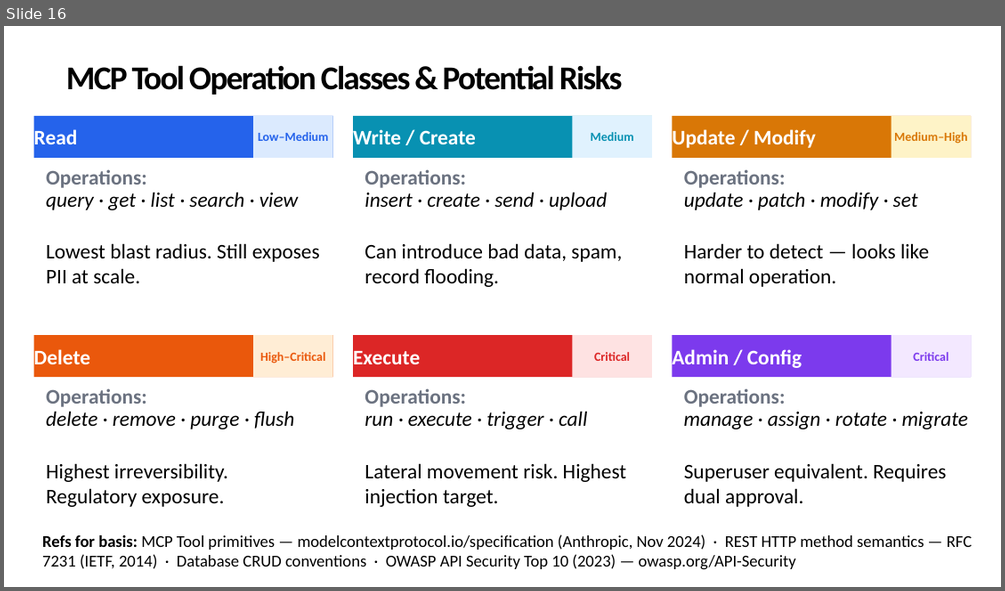
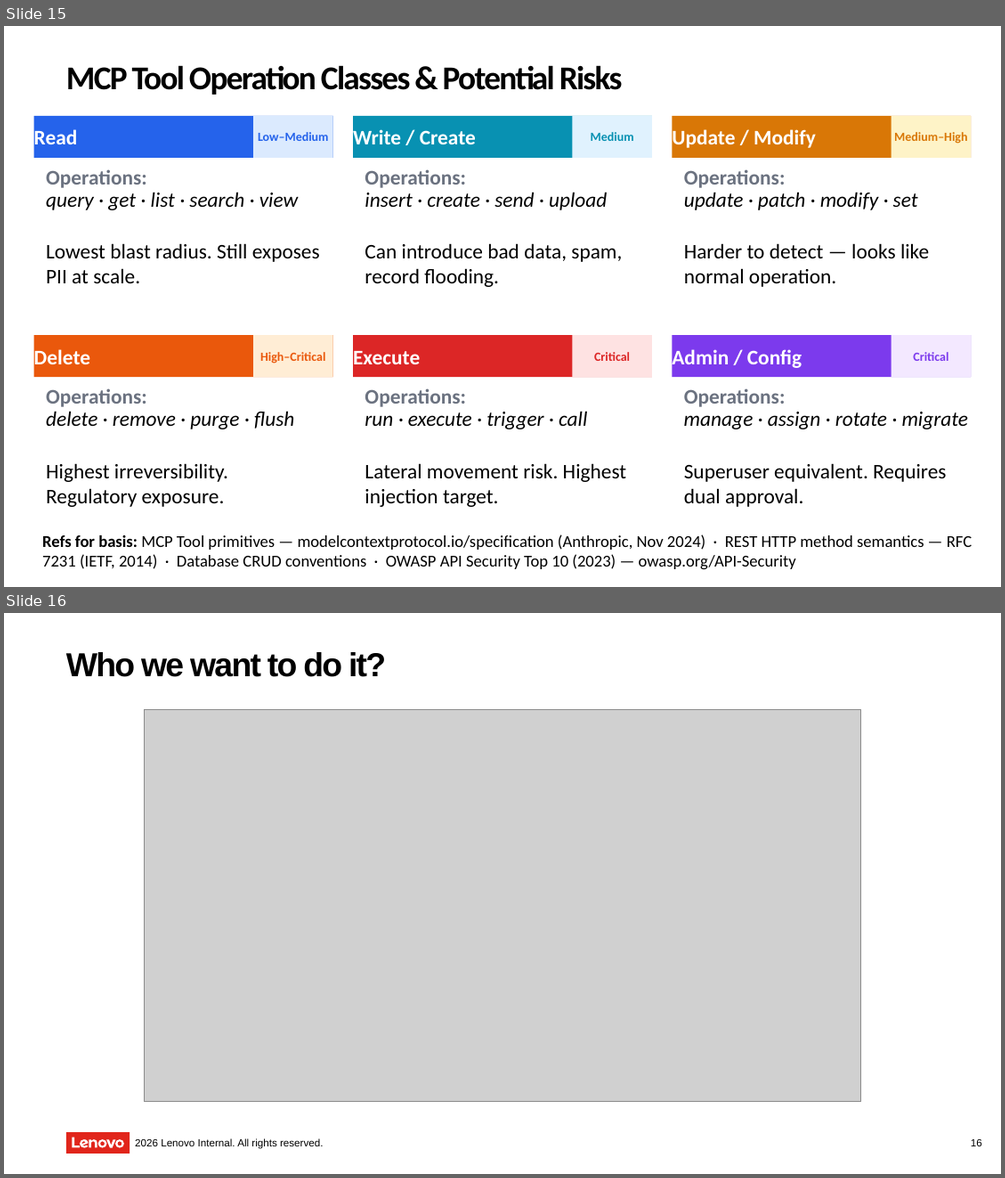
Before and after one commit to To2004/MCP, a slide deck: presentations/slides/Weekly Sync Meeting 2026-04-06 (MCP) (1).pptx. Shown one above the other, each under a label of ours: slide 16 before the commit, slides 15 and 16 after it. The pictures are 1005x591 and 1005x1178 pixels, drawn with LibreOffice and Linux fonts; fonts in the diff are those of the drawing; grey boxes stand for pictures. Boxes give left, top, right and bottom in pixels: in the first picture for what was removed or moved away, otherwise in the second. Text is boxed around its words. In the diff, an @@ line names an element or a change of style, - is before the commit and + after.

```diff
--- a/presentations/slides/Weekly Sync Meeting 2026-04-06 (MCP) (1).pptx
+++ b/presentations/slides/Weekly Sync Meeting 2026-04-06 (MCP) (1).pptx
@@ slide 16 added at (4,613,1001,1174), background #FFFFFF @@
@@ title added at (66,652,386,677), 32 pt, text #000000, bold @@
+Who we want to do it?
@@ picture added at (144,710,861,1102) @@
@@ group added at (66,1132,129,1153): 6 freeform shapes, 1 rectangle @@
@@ text added at (135,1138,323,1149), 10 pt, text #000000 @@
+2026 Lenovo Internal. All rights reserved.
@@ page number added at (971,1139,982,1146), 10 pt, text #000000 @@
+16
@@ what was slide 16 is now slide 15 @@
```
Also in this commit, not shown: 18 other files.
